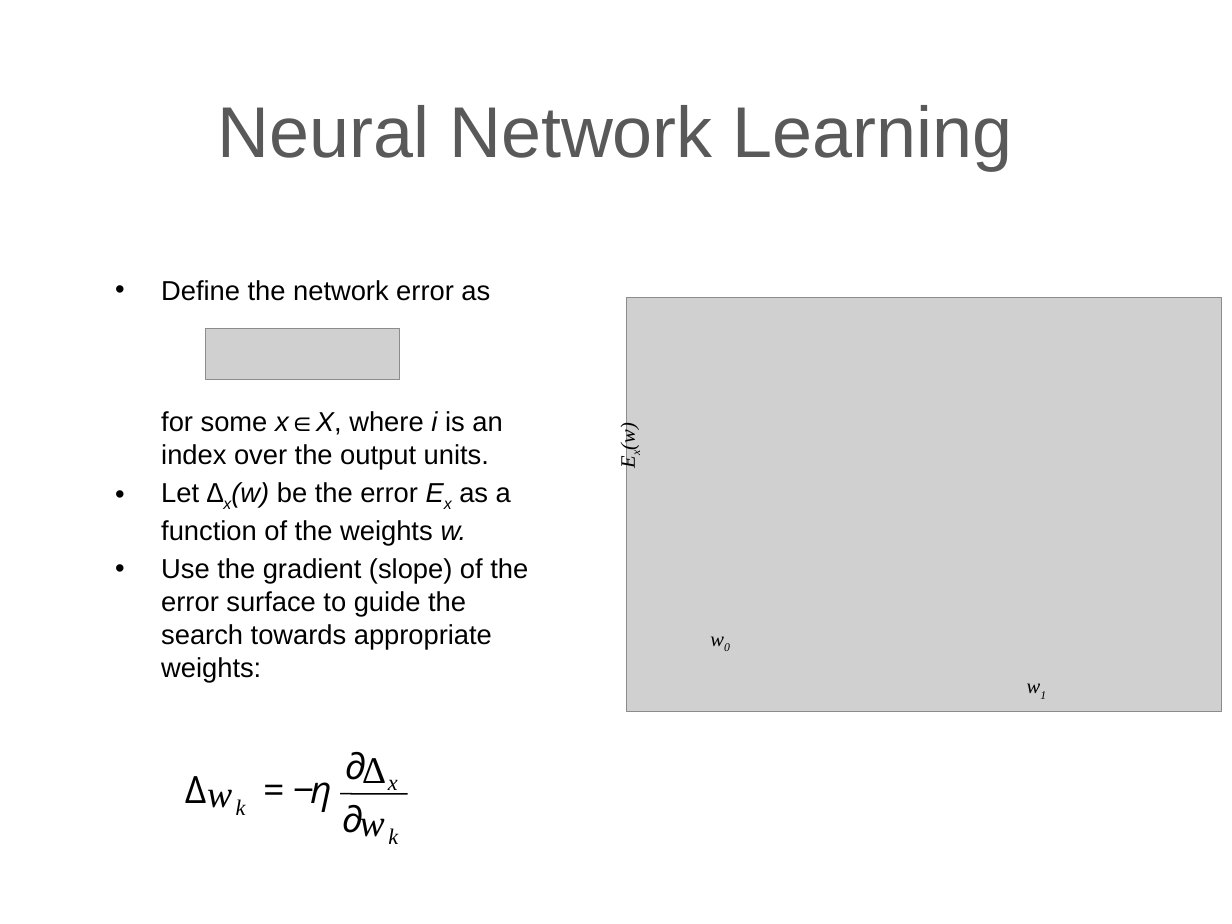
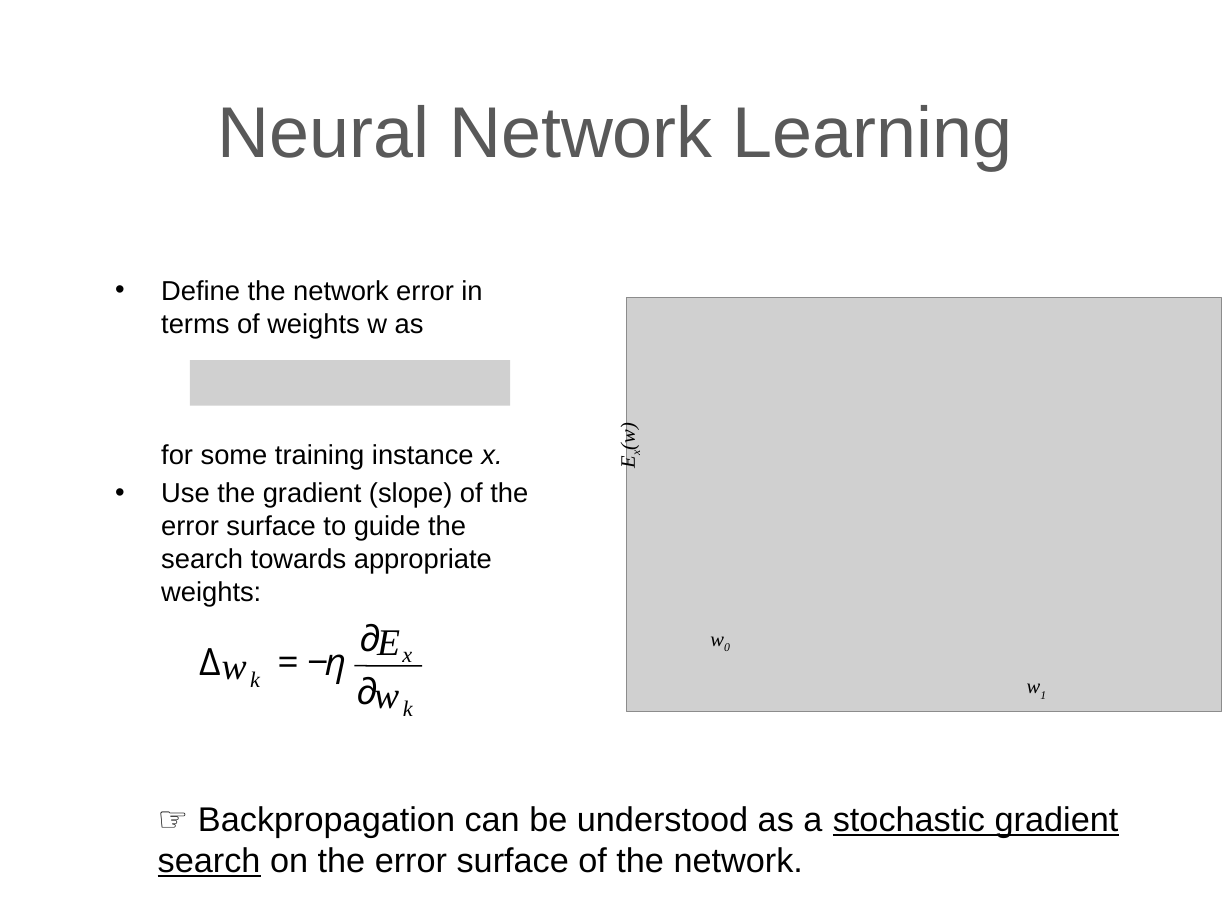
Before and after one commit to lutzhamel/CSC310, a slide deck: slide 14 of notes/14-ANN.pptx. Drawn at 1232x924 pixels with LibreOffice and Linux fonts; fonts in the diff are those of the drawing; grey boxes stand for pictures; background and template pictures are left out. Boxes give left, top, right and bottom in pixels: in the first picture for what was removed or moved away, otherwise in the second. Text is boxed around its words. In the diff, an @@ line names an element or a change of style, - is before the commit and + after.

```diff
--- a/notes/14-ANN.pptx
+++ b/notes/14-ANN.pptx
@@ text at (161, 280, 502, 470): text changed @@
-• Define the network error as
-  for some x∈X, where i is an index over the output units.
-• Let ∆x(w) be the error Ex as a function of the weights w.
+• Define the network error in terms of weights w as
+  for some training instance x.
@@ picture removed at (206, 329, 400, 379) @@
@@ picture added at (190, 360, 510, 405) @@
@@ text at (377, 627, 400, 655): text changed @@
-∆
+E
@@ 11 texts, 1 line: place and size @@
-11 texts, 1 line at (185, 742, 408, 844)
+11 texts, 1 line at (199, 614, 423, 716)
@@ text added at (158, 806, 1119, 877), 20 pt, text #000000 @@
+☞ Backpropagation can be understood as a stochastic gradient
+search on the error surface of the network.
```
Also in this commit, not shown: 9 other slides changed, 3 other files.
